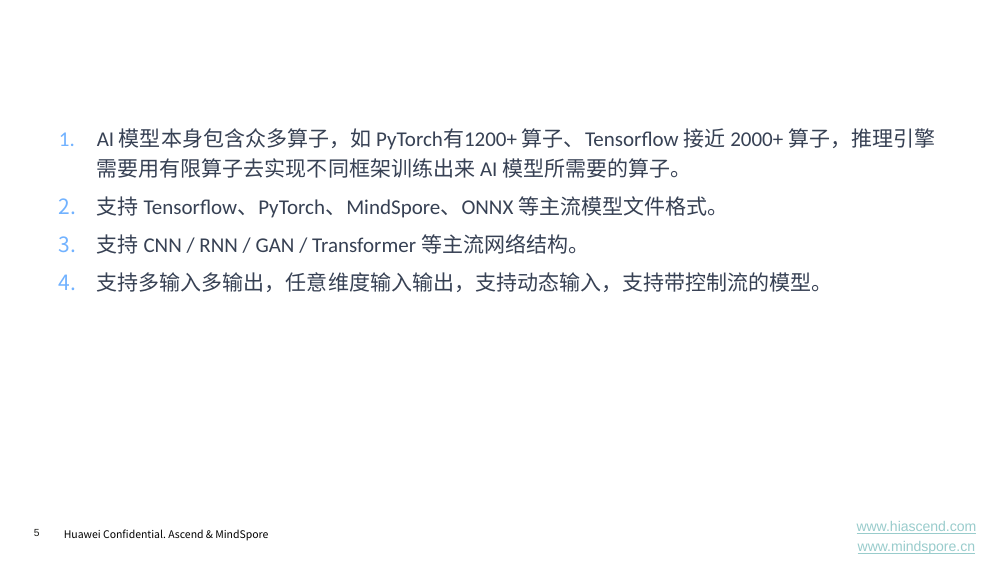
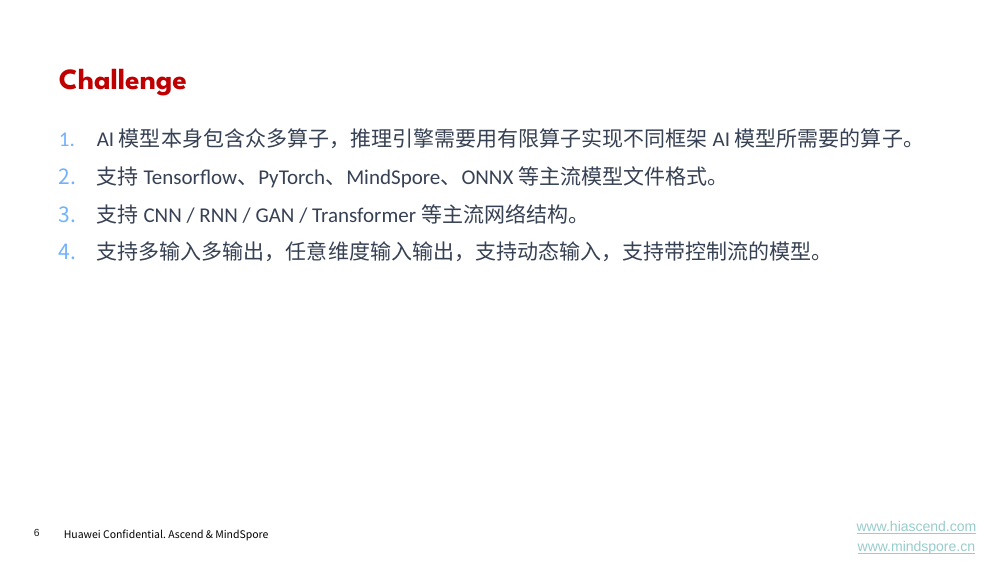
Before and after one commit to chenzomi12/AISystem, a slide deck: slide 6 of Inference/GraphOpt/01.transfer.pptx (slide 5 before the commit). Drawn at 1008x567 pixels with LibreOffice and Linux fonts; fonts in the diff are those of the drawing. Boxes give left, top, right and bottom in pixels: in the first picture for what was removed or moved away, otherwise in the second. Text is boxed around its words. In the diff, an @@ line names an element or a change of style, - is before the commit and + after.

```diff
--- a/Inference/GraphOpt/01.transfer.pptx
+++ b/Inference/GraphOpt/01.transfer.pptx
@@ title added at <box>59,68,187,96</box>, 28 pt, text #C00000, bold @@
+Challenge
@@ text at <box>97,128,924,148</box>: text changed @@
-1. AI 模型本身包含众多算子，如 PyTorch有1200+ 算子、Tensorflow 接近 2000+ 算子，推理引擎需要用有限算子去实现不同框架训练出来 AI 模型所需要的算子。
+1. AI 模型本身包含众多算子，推理引擎需要用有限算子实现不同框架 AI 模型所需要的算子。
@@ page number at <box>34,529,40,536</box>: text changed @@
-5
+6
```
Also in this commit, not shown: 1 other slide changed, 4 slides added, 1 slide removed, 35 other files.
